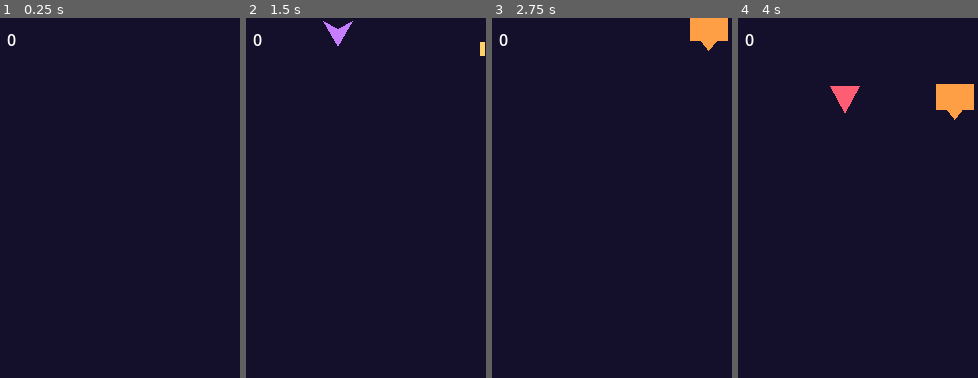
Above: before the commit, frames 1-4 (left to right).
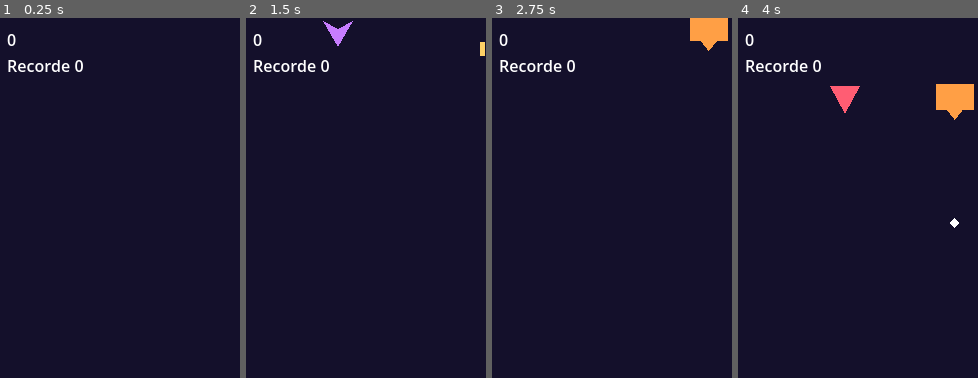
Above: after the commit, the same moments.

Repository: VHAPorfirium/SpaceShooter
Game: Godot game, scene res://scenes/principal.tscn
Two runs of this game, one before a commit and one after it. Both use one fixed random seed, a clock stepped at 60 frames per second and the inputs below.
Inputs:
- Up to frame 1 (0.25 s): no input
- Up to frame 2 (1.5 s): tap Enter (ui_accept) at 0.5, 0.77 s; hold D (direita) 0.53-1.28 s; hold Space (atirar) 0.53-1.28 s; hold S (baixo) from 1.28 s (still down); tap Space (atirar) at 1.35 s
- Up to frame 3 (2.75 s): tap Enter (ui_accept) at 1.52 s; release S (baixo) at 2.03 s; hold D (direita) from 2.03 s (still down); hold Space (atirar) from 2.03 s (still down)
- Up to frame 4 (4 s): release D (direita) at 2.78 s; release Space (atirar) at 2.78 s; hold W (cima) 2.78-3.53 s; tap Space (atirar) at 2.85 s; tap Enter (ui_accept) at 3.02, 3.77 s; hold A (esquerda) from 3.53 s (still down); hold Space (atirar) from 3.53 s (still down)
The pictures show only the part of the screen within x 2-52%, y 0-50%; the shares and areas given below are measured in that part.

The runs differ from the first frame. In frame 1, 0.5% of the frame differs, in the area x 3-35%, y 11-15%; in frame 2, 0.5%; in frame 3, 0.5%; in frame 4, 0.6%, in the area x 3-93%, y 11-59%.

Commit message:
Adicao de poderes: tiro duplo, triplo, escudo e ajudantes

Diff:
--- /dev/null
+++ b/data/ajudante.tres
@@ -0,0 +1,12 @@
+[gd_resource type="Resource" script_class="DadosPoder" format=3 uid="uid://dln3nqyp0p5uf"]
+
+[ext_resource type="Script" uid="uid://dmudhv7kjtr3o" path="res://script/dados_poder.gd" id="1_yy2fc"]
+
+[resource]
+script = ExtResource("1_yy2fc")
+nome = "Ajudante"
+tipo = 3
+duracao = 15.0
+cor = Color(1, 0.56078434, 0.81960785, 1)
+rotulo = "+"
+metadata/_custom_type_script = "uid://dmudhv7kjtr3o"
--- a/data/bastiao.tres
+++ b/data/bastiao.tres
@@ -4,10 +4,12 @@
 
 [resource]
 script = ExtResource("1_0pm12")
+nome = "Bastiao"
 vida = 3
 velocidade = 55.0
 pontos = 50
 cor = Color(1, 0.62352943, 0.27058825, 1)
 forma = 2
 tamanho = Vector2(38, 34)
+atira = true
 metadata/_custom_type_script = "uid://ceelcslf8dq6m"
--- /dev/null
+++ b/data/escudo.tres
@@ -0,0 +1,12 @@
+[gd_resource type="Resource" script_class="DadosPoder" format=3 uid="uid://cipdg5nnl827l"]
+
+[ext_resource type="Script" uid="uid://dmudhv7kjtr3o" path="res://script/dados_poder.gd" id="1_6vdrb"]
+
+[resource]
+script = ExtResource("1_6vdrb")
+nome = "Escudo"
+tipo = 2
+duracao = 5.0
+cor = Color(0.36862746, 0.90588236, 1, 1)
+rotulo = "E"
+metadata/_custom_type_script = "uid://dmudhv7kjtr3o"
--- /dev/null
+++ b/data/tiro_duplo.tres
@@ -0,0 +1,9 @@
+[gd_resource type="Resource" script_class="DadosPoder" format=3 uid="uid://cr8s2k8cy83pu"]
+
+[ext_resource type="Script" uid="uid://dmudhv7kjtr3o" path="res://script/dados_poder.gd" id="1_ifbry"]
+
+[resource]
+script = ExtResource("1_ifbry")
+nome = "Tiro Duplo"
+cor = Color(0.48235294, 0.84705883, 0.56078434, 1)
+metadata/_custom_type_script = "uid://dmudhv7kjtr3o"
--- /dev/null
+++ b/data/tiro_triplo.tres
@@ -0,0 +1,10 @@
+[gd_resource type="Resource" script_class="DadosPoder" format=3 uid="uid://dhgco1t4ylsq4"]
+
+[ext_resource type="Script" uid="uid://dmudhv7kjtr3o" path="res://script/dados_poder.gd" id="1_6toby"]
+
+[resource]
+script = ExtResource("1_6toby")
+nome = "Tiro Triplo"
+tipo = 1
+rotulo = "3x"
+metadata/_custom_type_script = "uid://dmudhv7kjtr3o"
--- /dev/null
+++ b/scenes/ajudante.tscn
@@ -0,0 +1,8 @@
+[gd_scene format=3 uid="uid://dh4k6yoglksxt"]
+
+[ext_resource type="Script" uid="uid://c5r8qc4k57sb2" path="res://script/ajudante.gd" id="1_bsyia"]
+
+[node name="Ajudante" type="Node2D" unique_id=1946358928]
+script = ExtResource("1_bsyia")
+
+[node name="Desenho" type="Polygon2D" parent="." unique_id=88798574]
--- /dev/null
+++ b/scenes/item_poder.tscn
@@ -0,0 +1,22 @@
+[gd_scene format=3 uid="uid://45w5n6lhbmof"]
+
+[ext_resource type="Script" uid="uid://b36uspkooe4gl" path="res://script/item_poder.gd" id="1_22rh2"]
+
+[sub_resource type="CircleShape2D" id="CircleShape2D_d5qys"]
+radius = 11.0
+
+[node name="Area2D" type="Area2D" unique_id=925682238]
+collision_layer = 16
+collision_mask = 0
+script = ExtResource("1_22rh2")
+
+[node name="Desenho" type="Polygon2D" parent="." unique_id=1526644638]
+
+[node name="Forma" type="CollisionShape2D" parent="." unique_id=223415595]
+shape = SubResource("CircleShape2D_d5qys")
+
+[node name="Notificador" type="VisibleOnScreenNotifier2D" parent="." unique_id=1677975604]
+
+[node name="Rotulo" type="Label" parent="." unique_id=349462217]
+offset_right = 40.0
+offset_bottom = 23.0
--- a/scenes/jogador.tscn
+++ b/scenes/jogador.tscn
@@ -1,13 +1,15 @@
 [gd_scene format=3 uid="uid://csj1h2r4aok2r"]
 
 [ext_resource type="Script" uid="uid://bfndl7iyhnhq3" path="res://script/jogador.gd" id="1_vwxko"]
+[ext_resource type="PackedScene" uid="uid://dh4k6yoglksxt" path="res://scenes/ajudante.tscn" id="2_uahlj"]
 
 [sub_resource type="RectangleShape2D" id="RectangleShape2D_hjp0y"]
 size = Vector2(30, 34)
 
 [node name="Jogador" type="Area2D" unique_id=71321924]
-collision_mask = 4
+collision_mask = 28
 script = ExtResource("1_vwxko")
+cena_ajudante = ExtResource("2_uahlj")
 
 [node name="Forma" type="CollisionShape2D" parent="." unique_id=1938640247]
 shape = SubResource("RectangleShape2D_hjp0y")
--- a/scenes/principal.tscn
+++ b/scenes/principal.tscn
@@ -3,17 +3,27 @@
 [ext_resource type="Script" uid="uid://ghwfr1q32rqs" path="res://script/principal.gd" id="1_6f3be"]
 [ext_resource type="PackedScene" uid="uid://w825y8k508qu" path="res://scenes/tiro.tscn" id="2_j5742"]
 [ext_resource type="PackedScene" uid="uid://bivh2uqsnhqvv" path="res://scenes/inimigo.tscn" id="3_0pxoi"]
+[ext_resource type="PackedScene" uid="uid://caf8bvqajvbw" path="res://scenes/tiro_inimigo.tscn" id="3_ckosc"]
 [ext_resource type="PackedScene" uid="uid://csj1h2r4aok2r" path="res://scenes/jogador.tscn" id="3_jccv5"]
 [ext_resource type="Script" uid="uid://ceelcslf8dq6m" path="res://script/dados_inimigo.gd" id="4_0at3r"]
 [ext_resource type="Resource" uid="uid://4v284omfw45w" path="res://data/bastiao.tres" id="5_ckosc"]
+[ext_resource type="PackedScene" uid="uid://45w5n6lhbmof" path="res://scenes/item_poder.tscn" id="5_nb6mp"]
 [ext_resource type="Resource" uid="uid://dxtchife2kjqs" path="res://data/batedor.tres" id="6_awm7n"]
 [ext_resource type="Resource" uid="uid://ia3v7pp2ar8q" path="res://data/serpente.tres" id="7_ucw2e"]
+[ext_resource type="Script" uid="uid://dmudhv7kjtr3o" path="res://script/dados_poder.gd" id="10_pvsfa"]
+[ext_resource type="Resource" uid="uid://cr8s2k8cy83pu" path="res://data/tiro_duplo.tres" id="11_v36gc"]
+[ext_resource type="Resource" uid="uid://dhgco1t4ylsq4" path="res://data/tiro_triplo.tres" id="12_xyofb"]
+[ext_resource type="Resource" uid="uid://cipdg5nnl827l" path="res://data/escudo.tres" id="13_cf5mm"]
+[ext_resource type="Resource" uid="uid://dln3nqyp0p5uf" path="res://data/ajudante.tres" id="14_pvsfa"]
 
 [node name="Principal" type="Node2D" unique_id=1697945304]
 script = ExtResource("1_6f3be")
 cena_tiro = ExtResource("2_j5742")
+cena_tiro_inimigo = ExtResource("3_ckosc")
 cena_inimigo = ExtResource("3_0pxoi")
+cena_item = ExtResource("5_nb6mp")
 tipos_inimigo = Array[ExtResource("4_0at3r")]([ExtResource("5_ckosc"), ExtResource("6_awm7n"), ExtResource("7_ucw2e")])
+poderes = Array[ExtResource("10_pvsfa")]([ExtResource("11_v36gc"), ExtResource("12_xyofb"), ExtResource("13_cf5mm"), ExtResource("14_pvsfa")])
 
 [node name="Jogador" parent="." unique_id=732930375 instance=ExtResource("3_jccv5")]
 position = Vector2(240, 630)
@@ -41,3 +51,19 @@
 [node name="Mensagem" type="Label" parent="." unique_id=144367220]
 offset_right = 40.0
 offset_bottom = 23.0
+
+[node name="TirosInimigos" type="Node2D" parent="." unique_id=2121847991]
+
+[node name="RecordeLabel" type="Label" parent="." unique_id=1637996963]
+offset_left = 16.0
+offset_top = 36.0
+offset_right = 56.0
+offset_bottom = 59.0
+
+[node name="PoderLabel" type="Label" parent="." unique_id=454244548]
+offset_left = 16.0
+offset_top = 60.0
+offset_right = 56.0
+offset_bottom = 83.0
+
+[node name="Itens" type="Node2D" parent="." unique_id=999731342]
--- /dev/null
+++ b/scenes/tiro_inimigo.tscn
@@ -0,0 +1,17 @@
+[gd_scene format=3 uid="uid://caf8bvqajvbw"]
+
+[ext_resource type="Script" uid="uid://c5c441wq0hjt6" path="res://script/tiro_inimigo.gd" id="1_rjgxh"]
+
+[sub_resource type="RectangleShape2D" id="RectangleShape2D_d5qys"]
+size = Vector2(8, 8)
+
+[node name="TiroInimigo" type="Area2D" unique_id=893664014]
+collision_layer = 8
+script = ExtResource("1_rjgxh")
+
+[node name="Forma" type="CollisionShape2D" parent="." unique_id=460736002]
+shape = SubResource("RectangleShape2D_d5qys")
+
+[node name="Desenho" type="Polygon2D" parent="." unique_id=616720619]
+
+[node name="Notificador" type="VisibleOnScreenNotifier2D" parent="." unique_id=944566239]
--- /dev/null
+++ b/script/ajudante.gd
@@ -0,0 +1,8 @@
+extends Node2D
+
+
+func _ready() -> void:
+	$Desenho.polygon = PackedVector2Array([
+		Vector2(0, -11), Vector2(9, 10), Vector2(3, 6),
+		Vector2(-3, 6), Vector2(-9, 10)])
+	$Desenho.color = Color("#ff8fd1")
--- a/script/dados_inimigo.gd
+++ b/script/dados_inimigo.gd
@@ -14,3 +14,5 @@
 @export var movimento: Movimento = Movimento.RETO
 @export var amplitude: float = 70.0
 @export var frequencia: float = 3.0
+@export var atira: bool = false
+@export var intervalo_tiro: float = 1.4
--- /dev/null
+++ b/script/dados_poder.gd
@@ -0,0 +1,10 @@
+class_name DadosPoder
+extends Resource
+
+enum Tipo { TIRO_DUPLO, TIRO_TRIPLO, ESCUDO, AJUDANTE }
+
+@export var nome: String = "Poder"
+@export var tipo: Tipo = Tipo.TIRO_DUPLO
+@export var duracao: float = 8.0
+@export var cor: Color = Color("#ffd166")
+@export var rotulo: String = "2x"
--- a/script/inimigo.gd
+++ b/script/inimigo.gd
@@ -1,7 +1,8 @@
 class_name Inimigo
 extends Area2D
 
-signal morreu(pontos: int)
+signal morreu(pontos: int, posicao: Vector2)
+signal disparou(posicao: Vector2)
 
 const FORMAS := {
 	DadosInimigo.Forma.TRIANGULO: [
@@ -17,6 +18,7 @@
 
 var _vida: int
 var _tempo: float = 0.0
+var _tempo_tiro: float = 0.0
 var _x_inicial: float
 
 
@@ -27,6 +29,7 @@
 		queue_free()
 		return
 	_vida = dados.vida
+	_tempo_tiro = dados.intervalo_tiro
 	_x_inicial = position.x
 	$Desenho.polygon = PackedVector2Array(FORMAS[dados.forma])
 	$Desenho.color = dados.cor
@@ -43,6 +46,12 @@
 	if dados.movimento == DadosInimigo.Movimento.ZIGZAG:
 		position.x = _x_inicial + sin(_tempo * dados.frequencia) * dados.amplitude
 
+	if dados.atira:
+		_tempo_tiro -= delta
+		if _tempo_tiro <= 0.0:
+			_tempo_tiro = dados.intervalo_tiro
+			disparou.emit(global_position + Vector2(0, 20))
+
 
 func _ao_receber_area(area: Area2D) -> void:
 	area.queue_free()  # o tiro some ao acertar
@@ -50,5 +59,5 @@
 		return  # evita pontuar duas vezes se dois tiros chegarem juntos
 	_vida -= 1
 	if _vida <= 0:
-		morreu.emit(dados.pontos)
+		morreu.emit(dados.pontos, global_position)
 		queue_free()
--- /dev/null
+++ b/script/item_poder.gd
@@ -0,0 +1,32 @@
+class_name ItemPoder
+extends Area2D
+
+@export var dados: DadosPoder
+@export var velocidade: float = 90.0
+
+
+func _ready() -> void:
+	if dados == null:
+		queue_free()
+		return
+
+	var pontos := PackedVector2Array()
+	for i in 20:
+		var angulo := TAU * i / 20.0
+		pontos.append(Vector2(cos(angulo), sin(angulo)) * 11.0)
+	$Desenho.polygon = pontos
+	$Desenho.color = dados.cor
+
+	$Rotulo.text = dados.rotulo
+	$Rotulo.position = Vector2(-12, -10)
+	$Rotulo.size = Vector2(24, 20)
+	$Rotulo.horizontal_alignment = HORIZONTAL_ALIGNMENT_CENTER
+	$Rotulo.vertical_alignment = VERTICAL_ALIGNMENT_CENTER
+	$Rotulo.add_theme_font_size_override("font_size", 11)
+	$Rotulo.add_theme_color_override("font_color", Color("#14102b"))
+
+	$Notificador.screen_exited.connect(queue_free)
+
+
+func _process(delta: float) -> void:
+	position.y += velocidade * delta
--- a/script/jogador.gd
+++ b/script/jogador.gd
@@ -1,13 +1,25 @@
 extends Area2D
 
-signal disparou(posicao: Vector2)
+signal disparou(posicao: Vector2, direcao: Vector2)
 signal vidas_mudaram(vidas: int)
+signal poderes_mudaram(texto: String)
 signal destruida
+
+enum ModoTiro { SIMPLES, DUPLO, TRIPLO }
+
+const MAX_AJUDANTES := 2
+const SLOTS_AJUDANTES := [Vector2(-36, 8), Vector2(36, 8)]
 
 @export var velocidade: float = 340.0
 @export var vidas_iniciais: int = 3
+@export var cena_ajudante: PackedScene
 
 var vidas: int
+var _modo_tiro: ModoTiro = ModoTiro.SIMPLES
+var _tempo_modo: float = 0.0
+var _tempo_escudo: float = 0.0
+var _ultimo_texto: String = ""
+var _ajudantes: Array[Node2D] = []
 
 @onready var _ponta: Marker2D = $Ponta
 @onready var _recarga: Timer = $Recarga
@@ -32,21 +44,124 @@
 	if Input.is_action_pressed("atirar") and _recarga.is_stopped():
 		_atirar()
 
+	_atualizar_poderes(delta)
+
 	# Pisca enquanto está invencível
 	$Desenho.visible = _invencivel.is_stopped() or int(_invencivel.time_left * 12.0) % 2 == 0
 
 
+func _draw() -> void:
+	if _tempo_escudo > 0.0:
+		draw_arc(Vector2.ZERO, 26.0, 0.0, TAU, 32, Color("#5ee7ff"), 2.0)
+
+
 func _atirar() -> void:
 	_recarga.start()
-	disparou.emit(_ponta.global_position)
+	match _modo_tiro:
+		ModoTiro.SIMPLES:
+			_emitir_tiro(0.0, 0.0)
+		ModoTiro.DUPLO:
+			_emitir_tiro(-8.0, 0.0)
+			_emitir_tiro(8.0, 0.0)
+		ModoTiro.TRIPLO:
+			_emitir_tiro(-14.0, -0.2)
+			_emitir_tiro(0.0, 0.0)
+			_emitir_tiro(14.0, 0.2)
+
+	# Cada nave de ajuda atira em linha reta
+	for ajudante in _ajudantes:
+		disparou.emit(ajudante.global_position + Vector2(0.0, -14.0), Vector2.UP)
+
+
+func _emitir_tiro(deslocamento_x: float, angulo: float) -> void:
+	var origem := _ponta.global_position + Vector2(deslocamento_x, 0.0)
+	disparou.emit(origem, Vector2.UP.rotated(angulo))
+
+
+func aplicar_poder(poder: DadosPoder) -> void:
+	match poder.tipo:
+		DadosPoder.Tipo.TIRO_DUPLO:
+			_modo_tiro = ModoTiro.DUPLO
+			_tempo_modo = poder.duracao
+		DadosPoder.Tipo.TIRO_TRIPLO:
+			_modo_tiro = ModoTiro.TRIPLO
+			_tempo_modo = poder.duracao
+		DadosPoder.Tipo.ESCUDO:
+			_tempo_escudo = poder.duracao
+			queue_redraw()
+		DadosPoder.Tipo.AJUDANTE:
+			_adicionar_ajudante()
+
+
+func _adicionar_ajudante() -> void:
+	if cena_ajudante == null or _ajudantes.size() >= MAX_AJUDANTES:
+		return
+	var ajudante: Node2D = cena_ajudante.instantiate()
+	ajudante.position = SLOTS_AJUDANTES[_ajudantes.size()]
+	add_child(ajudante)
+	_ajudantes.append(ajudante)
+
+
+func _remover_ajudantes() -> void:
+	for ajudante in _ajudantes:
+		ajudante.queue_free()
+	_ajudantes.clear()
+
+
+func _atualizar_poderes(delta: float) -> void:
+	if _tempo_modo > 0.0:
+		_tempo_modo -= delta
+		if _tempo_modo <= 0.0:
+			_modo_tiro = ModoTiro.SIMPLES
+	if _tempo_escudo > 0.0:
+		_tempo_escudo -= delta
+		if _tempo_escudo <= 0.0:
+			queue_redraw()
+
+	var texto := _texto_poderes()
+	if texto != _ultimo_texto:
+		_ultimo_texto = texto
+		poderes_mudaram.emit(texto)
+
+
+func _texto_poderes() -> String:
+	var partes: Array[String] = []
+	if _modo_tiro == ModoTiro.DUPLO:
+		partes.append("Tiro duplo %ds" % ceili(_tempo_modo))
+	elif _modo_tiro == ModoTiro.TRIPLO:
+		partes.append("Tiro triplo %ds" % ceili(_tempo_modo))
+	if _tempo_escudo > 0.0:
+		partes.append("Escudo %ds" % ceili(_tempo_escudo))
+	if not _ajudantes.is_empty():
+		partes.append("Ajudantes %d/%d" % [_ajudantes.size(), MAX_AJUDANTES])
+	return " | ".join(partes)
 
 
 func _ao_receber_area(area: Area2D) -> void:
+	var item := area as ItemPoder
+	if item != null:
+		aplicar_poder(item.dados)
+		item.queue_free()
+		return
+
+	if _tempo_escudo > 0.0:
+		area.queue_free()  # o escudo destrói o que encosta
+		return
+
 	if not _invencivel.is_stopped():
 		return
+
 	area.queue_free()  # o inimigo some ao bater na nave
 	vidas -= 1
 	vidas_mudaram.emit(vidas)
+
+	# Levar dano zera os poderes
+	_modo_tiro = ModoTiro.SIMPLES
+	_tempo_modo = 0.0
+	_tempo_escudo = 0.0
+	_remover_ajudantes()
+	queue_redraw()
+
 	if vidas <= 0:
 		destruida.emit()
 		queue_free()
--- a/script/principal.gd
+++ b/script/principal.gd
@@ -3,31 +3,45 @@
 enum Estado { JOGANDO, FIM }
 
 @export var cena_tiro: PackedScene
+@export var cena_tiro_inimigo: PackedScene
 @export var cena_inimigo: PackedScene
+@export var cena_item: PackedScene
 @export var tipos_inimigo: Array[DadosInimigo]
+@export var poderes: Array[DadosPoder]
+@export var chance_drop: float = 0.12
 
 var _estado: Estado = Estado.JOGANDO
 var _pontos: int = 0
+var _recorde: int = 0
 
 @onready var _jogador: Area2D = $Jogador
 @onready var _tiros: Node2D = $Tiros
+@onready var _tiros_inimigos: Node2D = $TirosInimigos
 @onready var _inimigos: Node2D = $Inimigos
+@onready var _itens: Node2D = $Itens
 @onready var _placar: Label = $Placar
+@onready var _recorde_label: Label = $RecordeLabel
 @onready var _vidas_label: Label = $Vidas
+@onready var _poder_label: Label = $PoderLabel
 @onready var _mensagem: Label = $Mensagem
 
 
 func _ready() -> void:
 	_jogador.disparou.connect(_ao_jogador_disparar)
 	_jogador.vidas_mudaram.connect(_ao_vidas_mudarem)
+	_jogador.poderes_mudaram.connect(_ao_poderes_mudarem)
 	_jogador.destruida.connect(_ao_jogador_destruido)
 	$TempoSpawn.timeout.connect(_ao_tempo_spawn)
 
 	_mensagem.visible = false
-	_mensagem.position = Vector2(0, 280)
-	_mensagem.size = Vector2(480, 160)
+	_mensagem.position = Vector2(0, 250)
+	_mensagem.size = Vector2(480, 220)
 	_mensagem.horizontal_alignment = HORIZONTAL_ALIGNMENT_CENTER
 	_mensagem.add_theme_font_size_override("font_size", 28)
+
+	_recorde = Recorde.carregar()
+	_recorde_label.text = "Recorde %d" % _recorde
+	_poder_label.text = ""
 	_ao_vidas_mudarem(_jogador.vidas)
 
 
@@ -36,10 +50,17 @@
 		get_tree().reload_current_scene()
 
 
-func _ao_jogador_disparar(posicao: Vector2) -> void:
-	var tiro: Area2D = cena_tiro.instantiate()
+func _ao_jogador_disparar(posicao: Vector2, direcao: Vector2) -> void:
+	var tiro: Tiro = cena_tiro.instantiate()
 	tiro.position = posicao
+	tiro.direcao = direcao
 	_tiros.add_child(tiro)
+
+
+func _ao_inimigo_disparar(posicao: Vector2) -> void:
+	var tiro: Area2D = cena_tiro_inimigo.instantiate()
+	tiro.position = posicao
+	_tiros_inimigos.add_child(tiro)
 
 
 func _ao_tempo_spawn() -> void:
@@ -49,20 +70,49 @@
 	inimigo.dados = tipos_inimigo.pick_random()
 	inimigo.position = Vector2(randf_range(30.0, 450.0), -30.0)
 	inimigo.morreu.connect(_ao_inimigo_morrer)
+	inimigo.disparou.connect(_ao_inimigo_disparar)
 	_inimigos.add_child(inimigo)
 
 
-func _ao_inimigo_morrer(pontos: int) -> void:
+func _ao_inimigo_morrer(pontos: int, posicao: Vector2) -> void:
 	_pontos += pontos
 	_placar.text = "Pontos %d" % _pontos
+	# Adiado: criar uma Area2D no meio de um callback de física causa erro
+	_tentar_dropar.call_deferred(posicao)
+
+
+func _tentar_dropar(posicao: Vector2) -> void:
+	if poderes.is_empty() or cena_item == null:
+		return
+	if randf() > chance_drop:
+		return
+	var item: ItemPoder = cena_item.instantiate()
+	item.dados = poderes.pick_random()
+	item.position = posicao
+	_itens.add_child(item)
 
 
 func _ao_vidas_mudarem(vidas: int) -> void:
 	_vidas_label.text = "Vidas %d" % vidas
 
 
+func _ao_poderes_mudarem(texto: String) -> void:
+	_poder_label.text = texto
+
+
 func _ao_jogador_destruido() -> void:
 	_estado = Estado.FIM
 	$TempoSpawn.stop()
-	_mensagem.text = "FIM DE JOGO\nPontos %d\nEnter para jogar de novo" % _pontos
+
+	var novo_recorde := _pontos > _recorde
+	if novo_recorde:
+		_recorde = _pontos
+		Recorde.salvar(_recorde)
+		_recorde_label.text = "Recorde %d" % _recorde
+
+	var texto := "FIM DE JOGO\nPontos %d\nRecorde %d" % [_pontos, _recorde]
+	if novo_recorde:
+		texto += "\nNOVO RECORDE!"
+	texto += "\nEnter para jogar de novo"
+	_mensagem.text = texto
 	_mensagem.visible = true
--- /dev/null
+++ b/script/recorde.gd
@@ -0,0 +1,17 @@
+class_name Recorde
+extends RefCounted
+
+const CAMINHO := "user://recorde.cfg"
+
+
+static func carregar() -> int:
+	var cfg := ConfigFile.new()
+	if cfg.load(CAMINHO) != OK:
+		return 0  # ainda não existe arquivo: sem recorde
+	return int(cfg.get_value("jogo", "recorde", 0))
+
+
+static func salvar(pontos: int) -> void:
+	var cfg := ConfigFile.new()
+	cfg.set_value("jogo", "recorde", pontos)
+	cfg.save(CAMINHO)
--- a/script/tiro.gd
+++ b/script/tiro.gd
@@ -1,9 +1,13 @@
+class_name Tiro
 extends Area2D
 
 @export var velocidade: float = 620.0
 
+var direcao: Vector2 = Vector2.UP
+
 
 func _ready() -> void:
+	rotation = direcao.angle() + PI / 2.0
 	$Desenho.polygon = PackedVector2Array([
 		Vector2(-2.5, -7), Vector2(2.5, -7), Vector2(2.5, 7), Vector2(-2.5, 7)])
 	$Desenho.color = Color("#ffd166")
@@ -11,4 +15,4 @@
 
 
 func _process(delta: float) -> void:
-	position.y -= velocidade * delta
+	position += direcao * velocidade * delta
--- /dev/null
+++ b/script/tiro_inimigo.gd
@@ -0,0 +1,14 @@
+extends Area2D
+
+@export var velocidade: float = 230.0
+
+
+func _ready() -> void:
+	$Desenho.polygon = PackedVector2Array([
+		Vector2(0, -5), Vector2(5, 0), Vector2(0, 5), Vector2(-5, 0)])
+	$Desenho.color = Color("#ffffff")
+	$Notificador.screen_exited.connect(queue_free)
+
+
+func _process(delta: float) -> void:
+	position.y += velocidade * delta
Not shown, added: script/ajudante.gd.uid
Not shown, added: script/dados_poder.gd.uid
Not shown, added: script/item_poder.gd.uid
Not shown, added: script/recorde.gd.uid
Not shown, added: script/tiro_inimigo.gd.uid
